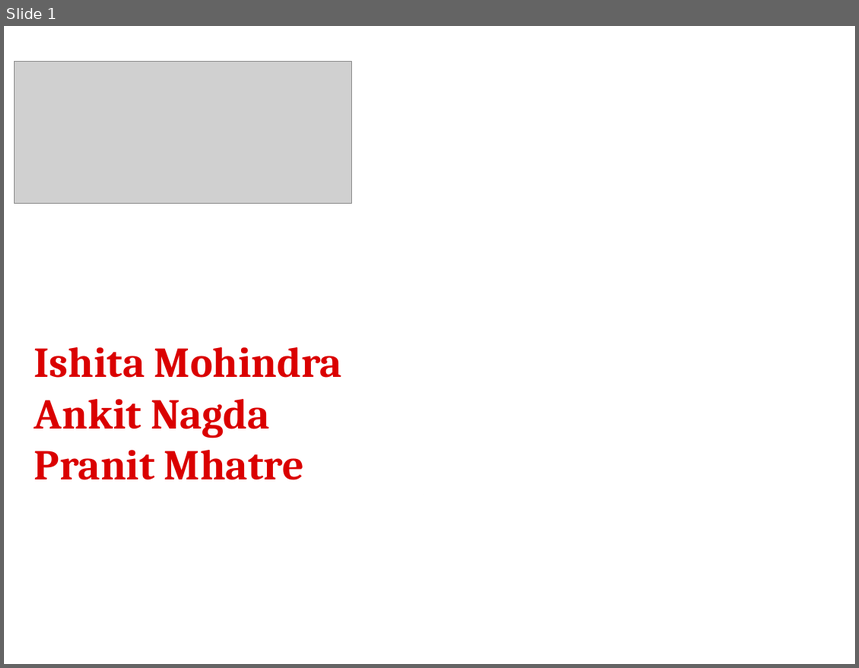
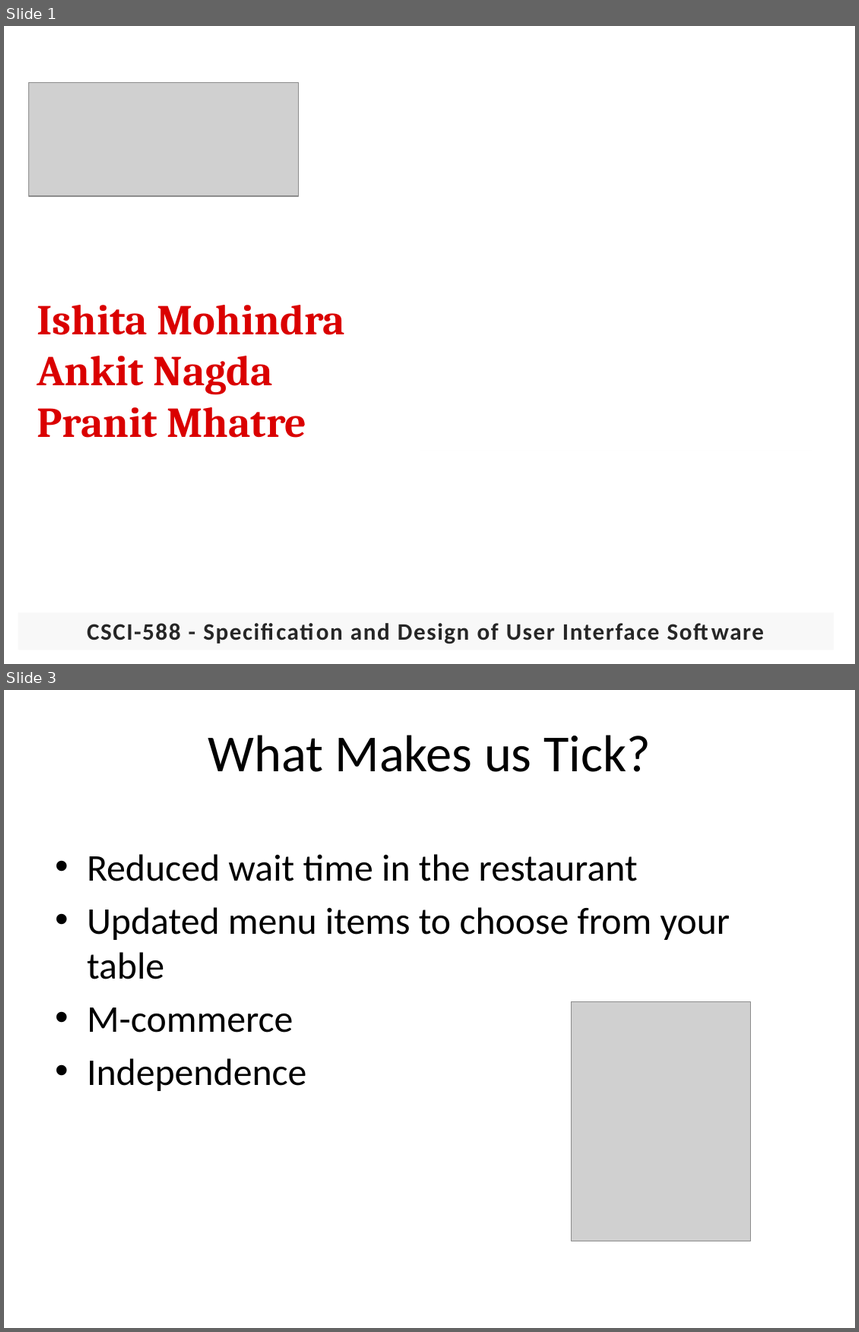
Before and after one commit to pranit22/BookMyTable, a slide deck: documents/588_6_demo ppt2.pptx. Shown one above the other, each under a label of ours: slide 1 before the commit, slides 1 and 3 after it; the slides between them are not shown. The pictures are 859x668 and 859x1332 pixels, drawn with LibreOffice and Linux fonts; fonts in the diff are those of the drawing; grey boxes stand for pictures; background and template pictures are left out. Boxes give left, top, right and bottom in pixels: in the first picture for what was removed or moved away, otherwise in the second. Text is boxed around its words. In the diff, an @@ line names an element or a change of style, - is before the commit and + after.

```diff
--- a/documents/588_6_demo ppt2.pptx
+++ b/documents/588_6_demo ppt2.pptx
@@ slide 3 added at bbox=[4, 690, 855, 1328], background picture (left out) @@
@@ title added at bbox=[208, 735, 651, 772], 44 pt, text #000000 @@
+What Makes us Tick?
@@ text added at bbox=[87, 854, 731, 1091], 32 pt, text #000000 @@
+• Reduced wait time in the restaurant
+• Updated menu items to choose from your table
+• M-commerce
+• Independence
@@ picture added at bbox=[572, 1002, 750, 1242] @@
@@ slide 1 changed as well @@
@@ picture: place and size @@
-picture at bbox=[14, 62, 351, 204]
+picture at bbox=[28, 82, 299, 196]
@@ text "Ishita Mohindra": place and size @@
-text "Ishita Mohindra" at bbox=[34, 347, 342, 480]
+text "Ishita Mohindra" at bbox=[37, 305, 344, 438]
@@ rectangle added at bbox=[18, 613, 834, 651], fill #F2F2F2 at 50% opacity, 20 pt, text #262626, bold @@
+CSCI-588 - Specification and Design of User Interface Software
```
Also in this commit, not shown: 14 other slides added.
